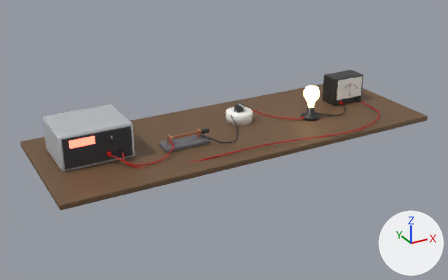
What one commit did to the glTF model public/models/physics-bench.glb.
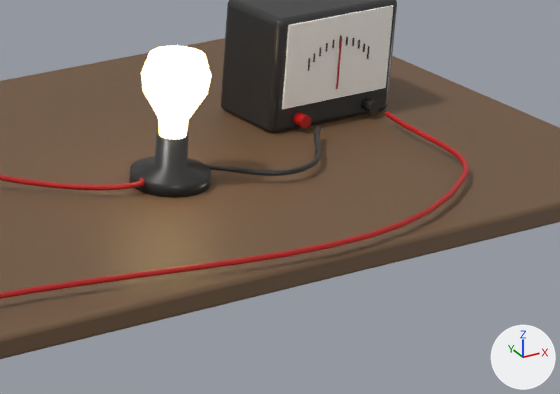
Each version appears first whole from a camera (50 mm lens) standing at (-1.027, -1.793, 0.878) and looking at (-0.049, -0.015, -0.011), and next in a close-up on the part from 60% to 90% of the width and 27% to 60% of the height. Arrows for +X, +Y and +Z are at lower right; the lights stay in place. The first two pictures are the older version. Where no turn or scale is listed for an object, it has been applied to the vertices.

Names of what the first close-up shows: 'ammeter_case', 'ammeter_face', 'bulb_holder', 'circuit_board', 'lead_2', 'lead_3', 'lead_4', 'phys_bulb' and 3 more.
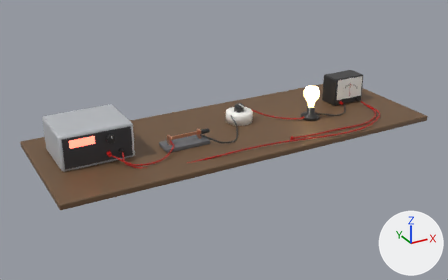
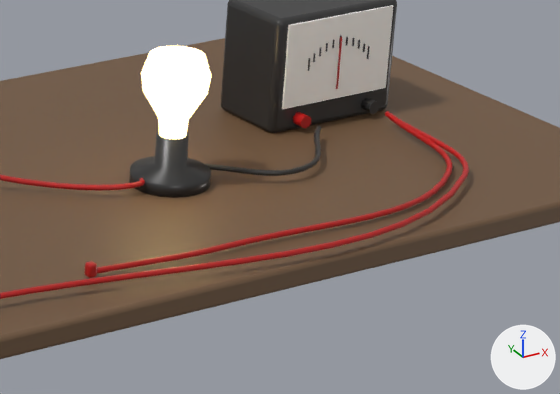
Commit message: feat(circuit): plug in the return lead yourself

Pixel boxes [x1, y1, x2, y2] of what changed, in the close-ups (560 x 394 px):
'lead_return_loose', added: after [97, 112, 453, 274]
'lead_return_plug', added: after [85, 261, 97, 278]

Diff of the bpy script that builds the scene:
```diff
--- a/public/models/physics-bench.glb.py
+++ b/public/models/physics-bench.glb.py
@@ me_cube_024 @@
+me_cube_024.from_pydata(...)  # 96 vertices, 188 faces; spans x -0.004..0.004, y -0.004..0.004, z -0.006..0.006
+me_cube_024.materials.append(mat_red_plastic)  # red #bc1919
@@ me_lead_return_loose @@
+me_lead_return_loose.from_pydata(...)  # 370 vertices, 720 faces; spans x -0.221..0.221, y -0.089..0.089, z -0.006..0.006
+me_lead_return_loose.materials.append(mat_red_plastic)  # red #bc1919
@@ ob_lead_return_plug @@
+ob_lead_return_plug = bpy.data.objects.new('lead_return_plug', me_cube_024)
+ob_lead_return_plug.location = (0.12, -0.19, 0.028)
@@ ob_lead_return_loose @@
+ob_lead_return_loose = bpy.data.objects.new('lead_return_loose', me_lead_return_loose)
+ob_lead_return_loose.location = (0.3411, -0.1182, 0.0284)
```
